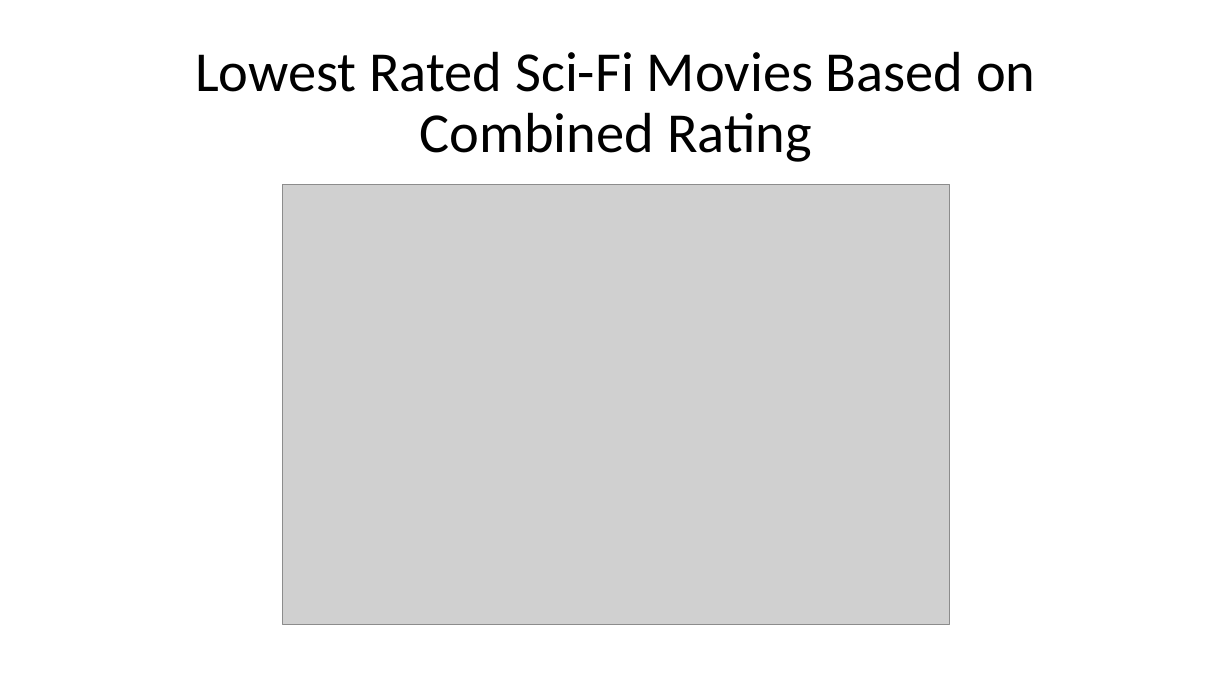
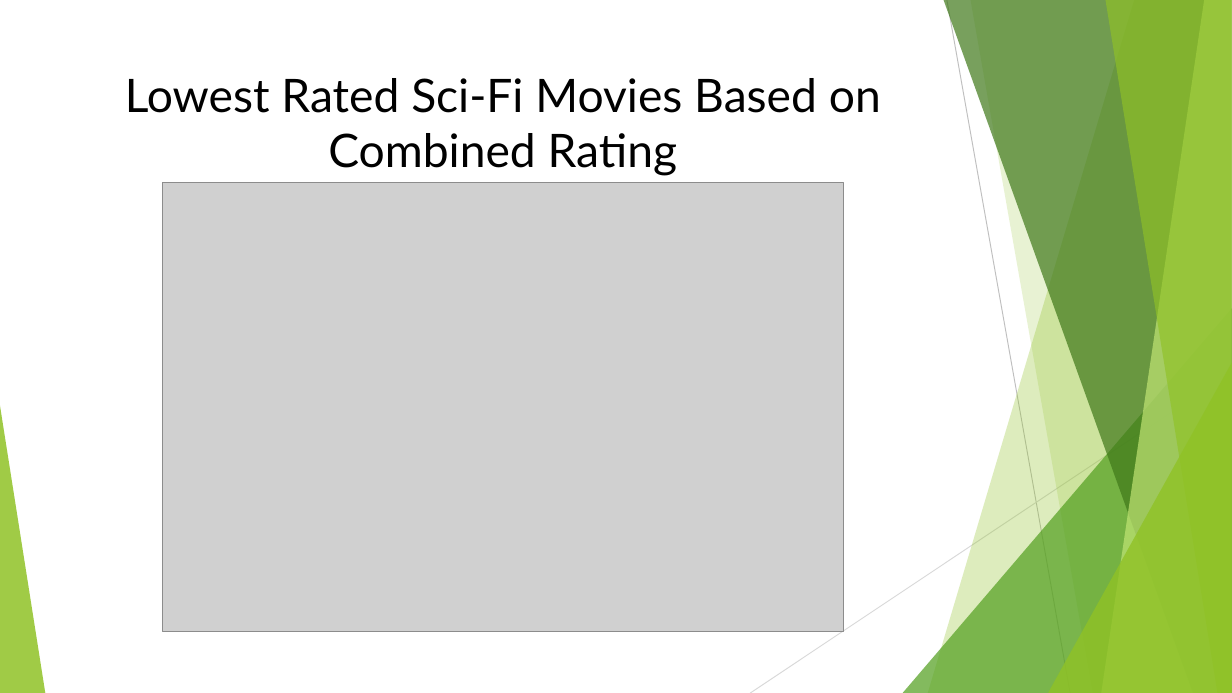
Before and after one commit to danthreepo/CapstoneProject_2025, a slide deck: slide 5 of Analysis of Sci-Fi Movies and Availability on Streaming.pptx. Drawn at 1232x693 pixels with LibreOffice and Linux fonts; fonts in the diff are those of the drawing; grey boxes stand for pictures. Boxes give left, top, right and bottom in pixels: in the first picture for what was removed or moved away, otherwise in the second. Text is boxed around its words. In the diff, an @@ line names an element or a change of style, - is before the commit and + after.

```diff
--- a/Analysis of Sci-Fi Movies and Availability on Streaming.pptx
+++ b/Analysis of Sci-Fi Movies and Availability on Streaming.pptx
@@ title "Lowest Rated Sci-Fi Movies Based ...": place and size @@
-title "Lowest Rated Sci-Fi Movies Based ..." at [195,51,1035,162]
+title "Lowest Rated Sci-Fi Movies Based ..." at [125,78,881,176]
@@ title "Lowest Rated Sci-Fi Movies Based ..." at [125,78,881,176]: size 44 to 36 pt, font Calibri to Lato; line spacing 0.9 to 1; vertical alignment middle to top @@
@@ picture: place and size @@
-picture at [282,185,949,625]
+picture at [162,183,843,632]
@@ group added at [0,0,1232,693]: 5 freeform shapes, 3 triangles, 2 lines @@
```
Also in this commit, not shown: 10 other slides changed.
